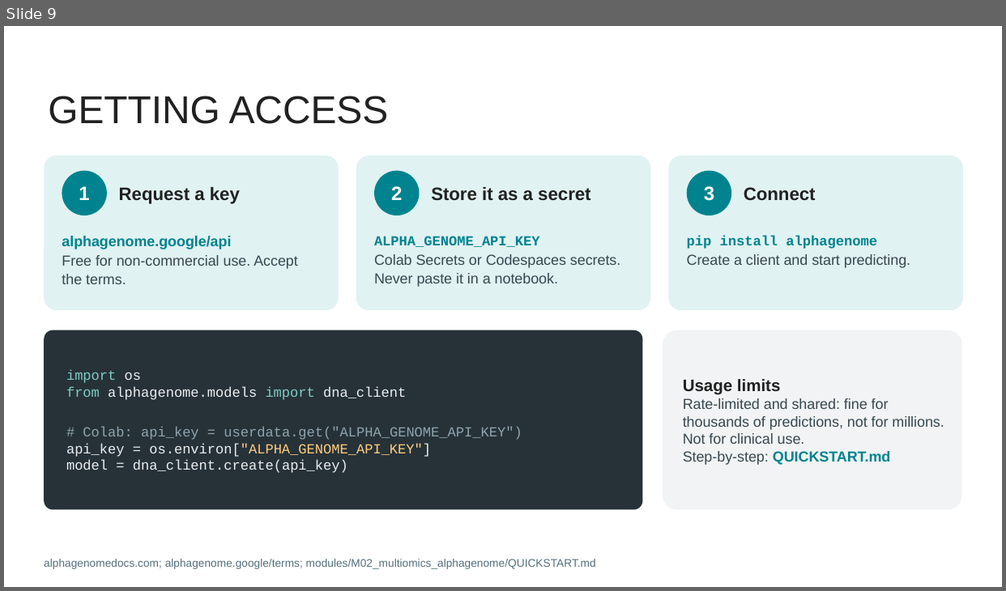
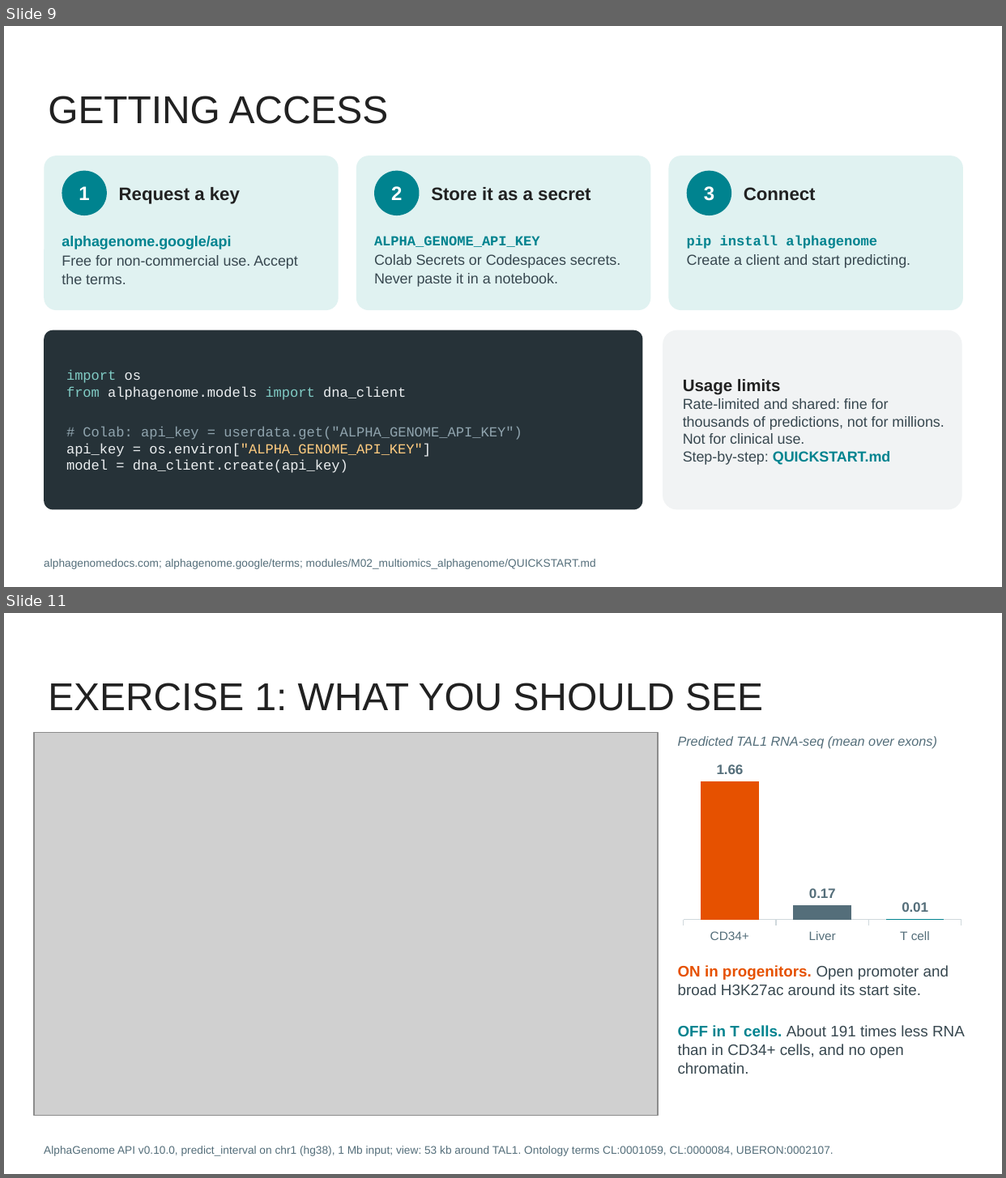
Before and after one commit to BigMindLab/Tutorial_IA_ISCB-LATAM_2026, a slide deck: slides/Workshop-ISCB_M02.pptx. Shown one above the other, each under a label of ours: slide 9 before the commit, slides 9 and 11 after it; the slides between them are not shown. The pictures are 1006x591 and 1006x1178 pixels, drawn with LibreOffice and Linux fonts; fonts in the diff are those of the drawing; grey boxes stand for pictures. Boxes give left, top, right and bottom in pixels: in the first picture for what was removed or moved away, otherwise in the second. Text is boxed around its words. In the diff, an @@ line names an element or a change of style, - is before the commit and + after.

```diff
--- a/slides/Workshop-ISCB_M02.pptx
+++ b/slides/Workshop-ISCB_M02.pptx
@@ slide 11 added at (4, 613, 1002, 1174), background #FFFFFF @@
@@ title added at (48, 683, 763, 711), 28 pt, text #212121 @@
+EXERCISE 1: WHAT YOU SHOULD SEE
@@ picture added at (34, 733, 658, 1116) @@
@@ text added at (678, 736, 937, 748), 9.5 pt, text #546E7A, italic @@
+Predicted TAL1 RNA-seq (mean over exons)
@@ column chart added at (678, 763, 967, 948) @@
+categories: CD34+, Liver, T cell
+Series 1: 100, 10, 1
@@ text added at (678, 965, 965, 1074), 11 pt, text #37474F @@
+ON in progenitors. Open promoter and broad H3K27ac around its start site.
+OFF in T cells. About 191 times less RNA than in CD34+ cells, and no open chromatin.
@@ text added at (44, 1146, 833, 1157), 8 pt, text #546E7A @@
+AlphaGenome API v0.10.0, predict_interval on chr1 (hg38), 1 Mb input; view: 53 kb around TAL1. Ontology terms CL:0001059, CL:0000084, UBERON:0002107.
```
Also in this commit, not shown: 7 other slides added.
